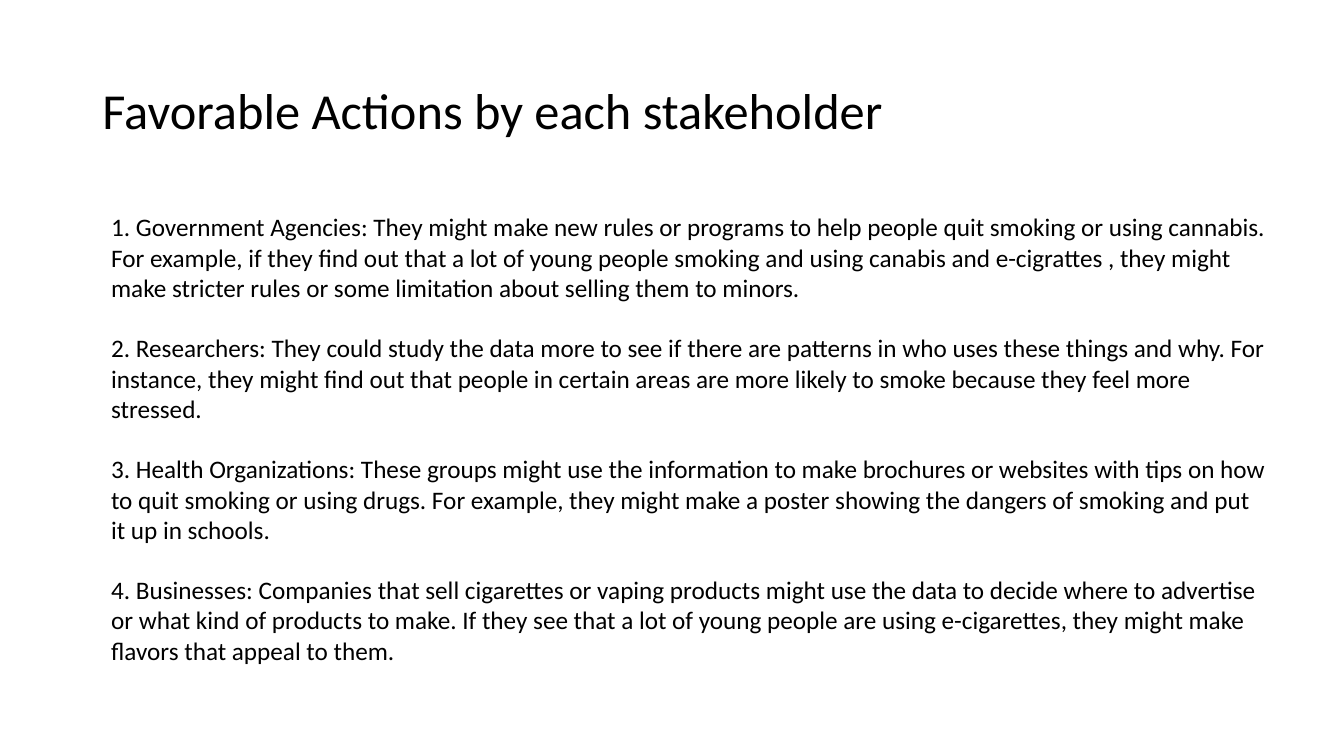
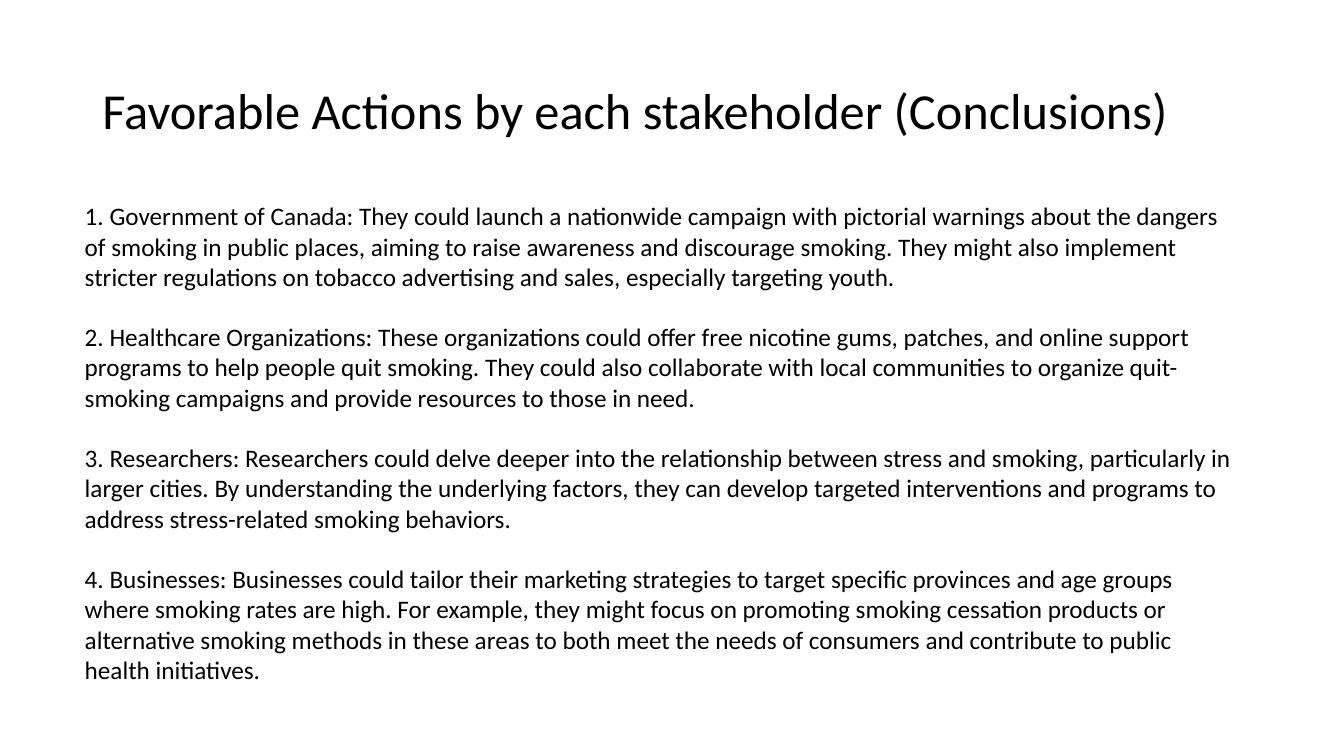
Before and after one commit to rajprasadshrestha/groupassignments, a slide deck: slide 9 of datatechonlogysolutions/Presentation3.pptx. Drawn at 1344x756 pixels with LibreOffice and Linux fonts; fonts in the diff are those of the drawing. Boxes give left, top, right and bottom in pixels: in the first picture for what was removed or moved away, otherwise in the second. Text is boxed around its words. In the diff, an @@ line names an element or a change of style, - is before the commit and + after.

```diff
--- a/datatechonlogysolutions/Presentation3.pptx
+++ b/datatechonlogysolutions/Presentation3.pptx
@@ title at box(102, 92, 1168, 137): text changed @@
-Favorable Actions by each stakeholder
+Favorable Actions by each stakeholder (Conclusions)
@@ text at box(85, 207, 1230, 680): text changed @@
-1. Government Agencies: They might make new rules or programs to help people quit smoking or using cannabis. For example, if they find out that a lot of young people smoking and using canabis and e-cigrattes , they might make stricter rules or some limitation about selling them to minors.
-2. Researchers: They could study the data more to see if there are patterns in who uses these things and why. For instance, they might find out that people in certain areas are more likely to smoke because they feel more stressed.
-3. Health Organizations: These groups might use the information to make brochures or websites with tips on how to quit smoking or using drugs. For example, they might make a poster showing the dangers of smoking and put it up in schools.
-4. Businesses: Companies that sell cigarettes or vaping products might use the data to decide where to advertise or what kind of products to make. If they see that a lot of young people are using e-cigarettes, they might make flavors that appeal to them.
+1. Government of Canada: They could launch a nationwide campaign with pictorial warnings about the dangers of smoking in public places, aiming to raise awareness and discourage smoking. They might also implement stricter regulations on tobacco advertising and sales, especially targeting youth.
+2. Healthcare Organizations: These organizations could offer free nicotine gums, patches, and online support programs to help people quit smoking. They could also collaborate with local communities to organize quit-smoking campaigns and provide resources to those in need.
+3. Researchers: Researchers could delve deeper into the relationship between stress and smoking, particularly in larger cities. By understanding the underlying factors, they can develop targeted interventions and programs to address stress-related smoking behaviors.
+4. Businesses: Businesses could tailor their marketing strategies to target specific provinces and age groups where smoking rates are high. For example, they might focus on promoting smoking cessation products or alternative smoking methods in these areas to both meet the needs of consumers and contribute to public health initiatives.
```
Also in this commit, not shown: 6 other slides changed, 1 slide added, 1 slide removed, 43 other files.
